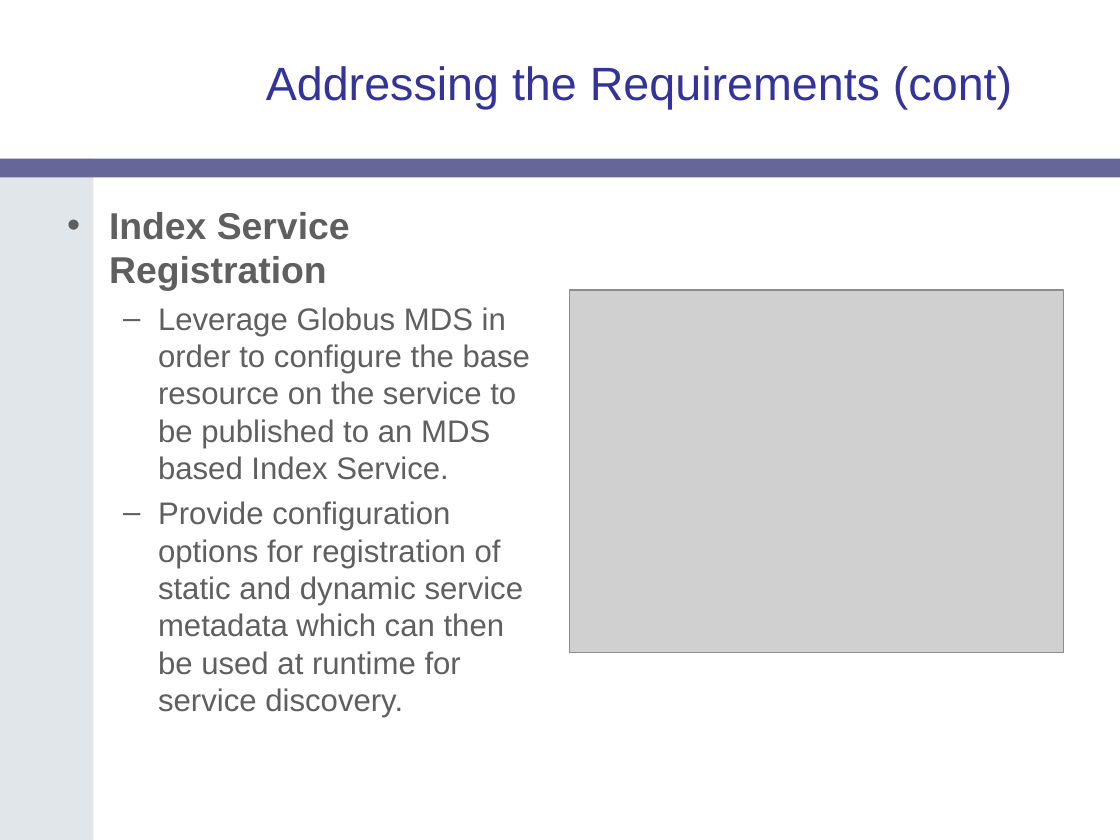
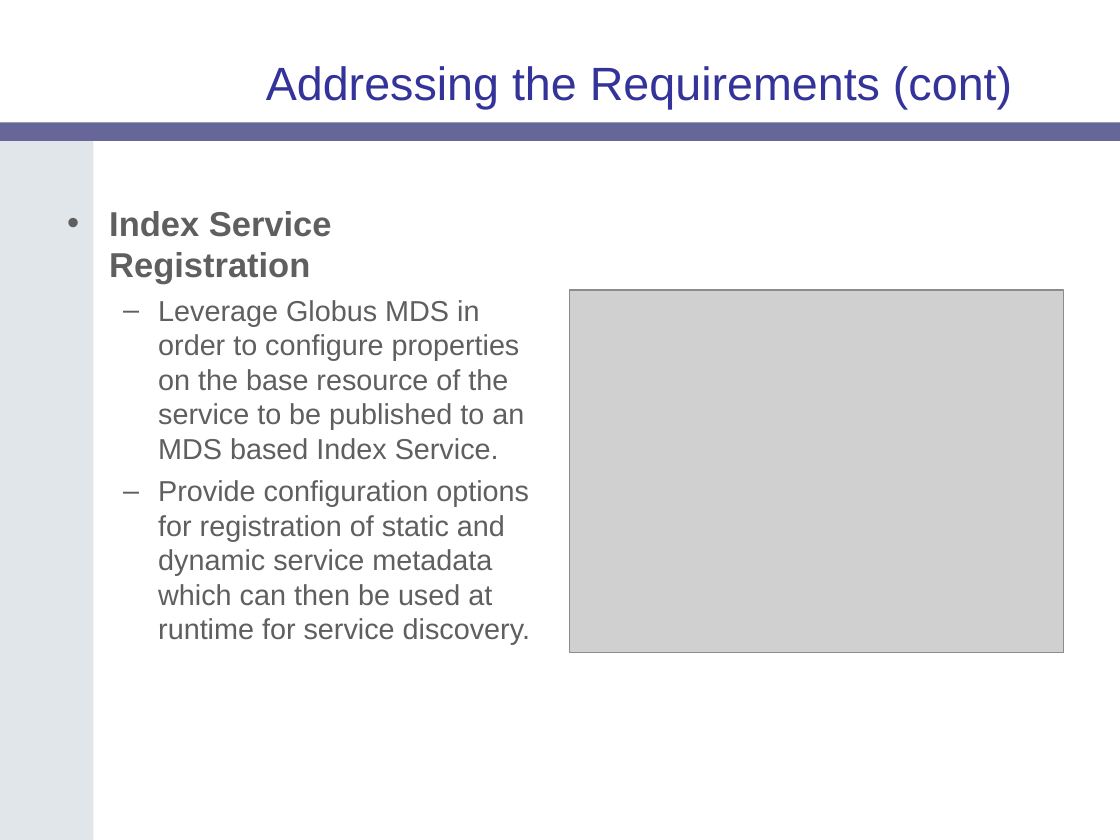
Before and after one commit to NCIP/cagrid-portal, a slide deck: slide 14 of cagrid-1-0/Documentation/presentations/introduce/Introduce-OGF19.ppt. Drawn at 1120x840 pixels with LibreOffice and Linux fonts; fonts in the diff are those of the drawing; grey boxes stand for pictures; background and template pictures are left out. Boxes give left, top, right and bottom in pixels: in the first picture for what was removed or moved away, otherwise in the second. Text is boxed around its words. In the diff, an @@ line names an element or a change of style, - is before the commit and + after.

```diff
--- a/cagrid-1-0/Documentation/presentations/introduce/Introduce-OGF19.ppt
+++ b/cagrid-1-0/Documentation/presentations/introduce/Introduce-OGF19.ppt
@@ freeform shape: place and size @@
-freeform shape at <box>0,159,93,840</box>
+freeform shape at <box>0,140,93,840</box>
@@ rounded rectangle: place and size @@
-rounded rectangle at <box>0,159,1120,178</box>
+rounded rectangle at <box>0,122,1120,141</box>
@@ text at <box>109,211,530,645</box>: size 24 to 22.2 pt in "Index Service Registration"; size 20 to 18.5 pt in "Provide configuration options for registration of static ..." @@
@@ text at <box>158,300,524,460</box>: text changed; size 20 to 18.5 pt @@
-  – Leverage Globus MDS in order to configure the base resource on the service to be published to an MDS based Index Service.
+  – Leverage Globus MDS in order to configure properties on the base resource of the service to be published to an MDS based Index Service.
```
Also in this commit, not shown: 20 other slides changed.
